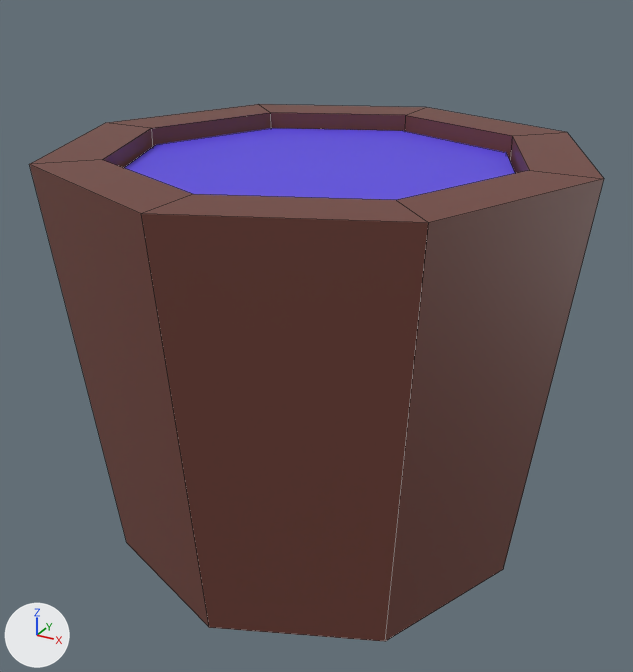
An edit to the Blender file assets/blender_models/water_bucket.blend, drawn before and after from the same camera.
Camera for both pictures: a 50 mm lens placed at (1.51, -2.78, 1.64), pointed at (0.01, -0.05, 0.28). The lights are fixed; the arrows at lower left show +X, +Y and +Z. The picture after the commit comes second. Mesh edges are drawn as thin lines.

Before the edit, the objects in view are built like this:
```python
mat_water = principled_material('Water')
mat_water.base_color = (0.105, 0.0619, 0.8)  # blue #5b46e7
me_cylinder = bpy.data.meshes.new('Cylinder')
me_cylinder.from_pydata(...)  # 48 vertices, 36 faces; spans x -1.0..1.0, y -1.0..1.0, z -0.56..1.0
# faces by material slot: [10, 26]
me_cylinder.materials.append(mat_water)  # blue #5b46e7
me_cylinder.materials.append(mat_wood)  # brown #704137
# before: 5 (0.76, 0.0, 1.0) at pixel (529, 170), 7 (0.54, -0.54, 1.0) at pixel (396, 200), 18 (1.0, 0.0, 1.0) at pixel (604, 178), 19 (0.71, -0.71, 1.0) at pixel (428, 222)
# before: 13 (-0.76, 0.0, 1.0) at pixel (151, 128), 15 (-0.54, 0.54, 1.0) at pixel (270, 112), 22 (-1.0, 0.0, 1.0) at pixel (105, 122), 23 (-0.71, 0.71, 1.0) at pixel (258, 104)
ob_cylinder = bpy.data.objects.new('Cylinder', me_cylinder)
ob_cylinder.location = (0.0, 0.0, 0.0)
```
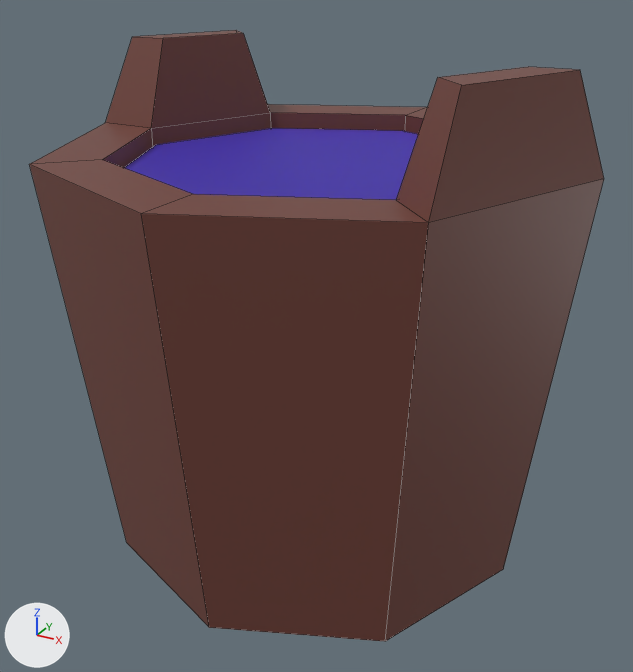
Boxes (x1, y1, x2, y2) around the edits, measured in the pictures (633 x 672 px):
'Cylinder', surface changed, reshaped (14% taller): before (29, 104, 604, 641); after (29, 30, 604, 641)
part 1 of me_cylinder, built on: before (397, 170, 602, 222); after (396, 67, 604, 222)
part 2 of me_cylinder, built on: before (108, 104, 270, 128); after (106, 30, 270, 128)

What the commit changed:
In material 'Water' (mat_water), alpha goes from 1.0 to 0.476.
me_cylinder is used by ob_cylinder; location (0.0, 0.0, 0.0).
Verts and faces of me_cylinder; kept vertices keep their numbers, new ones are numbered from 48.
me_cylinder had 48 vertices, 36 faces and spanned x -1.0..1.0, y -1.0..1.0, z -0.56..1.0.
me_cylinder now has 56 vertices, 44 faces and spans x -1.0..1.0, y -1.0..1.0, z -0.56..1.33.
Part 1, on me_cylinder:
Faces deleted: (5, 7, 19, 18).
New vertex 48 is at (0.72, -0.57, 1.33), pixel (461, 85).
New vertex 49 is at (0.91, -0.11, 1.33), pixel (580, 69).
New vertex 52 is at (0.61, -0.46, 1.33), pixel (437, 77).
New vertex 53 is at (0.76, -0.11, 1.33), pixel (528, 66).
New faces: (48, 49, 53, 52), (5, 53, 49, 18), (18, 49, 48, 19), (5, 7, 52, 53), (7, 19, 48, 52) (mat_wood (brown #704137)).
Part 2, on me_cylinder:
Faces deleted: (13, 15, 23, 22).
New vertex 50 is at (-0.72, 0.57, 1.33), pixel (236, 30).
New vertex 51 is at (-0.91, 0.11, 1.33), pixel (132, 36).
New vertex 54 is at (-0.61, 0.46, 1.33), pixel (243, 33).
New vertex 55 is at (-0.76, 0.11, 1.33), pixel (163, 38).
New faces: (13, 55, 51, 22), (22, 51, 50, 23), (50, 51, 55, 54), (13, 15, 54, 55), (15, 23, 50, 54) (mat_wood (brown #704137)).
